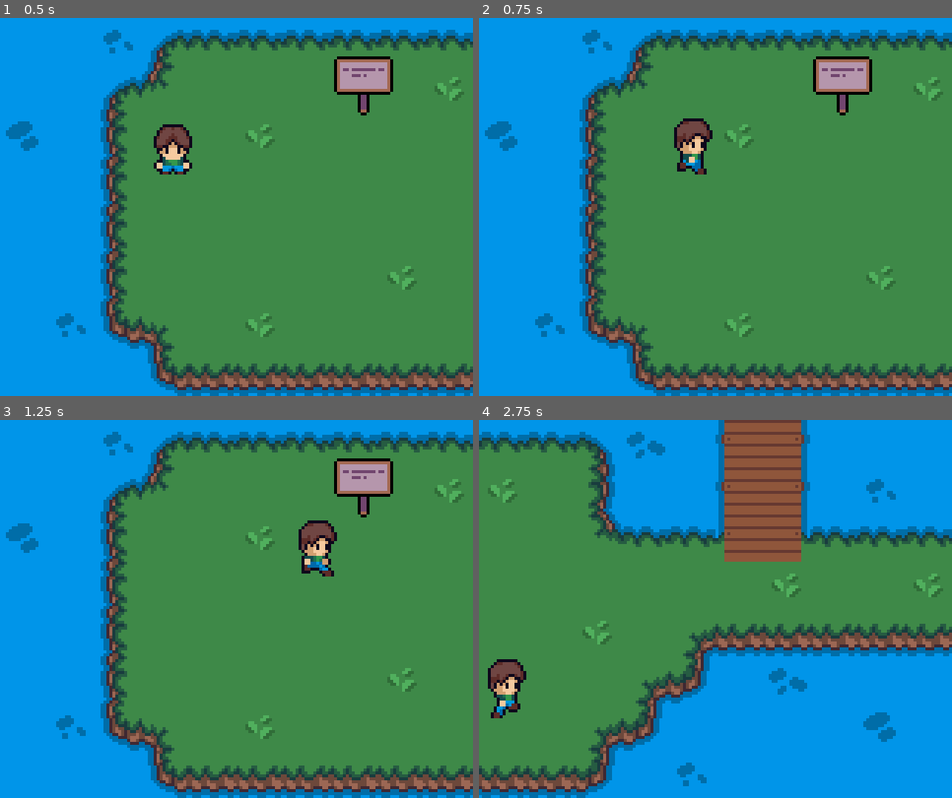
Above: before the commit, frames 1-4 (two rows, left to right).
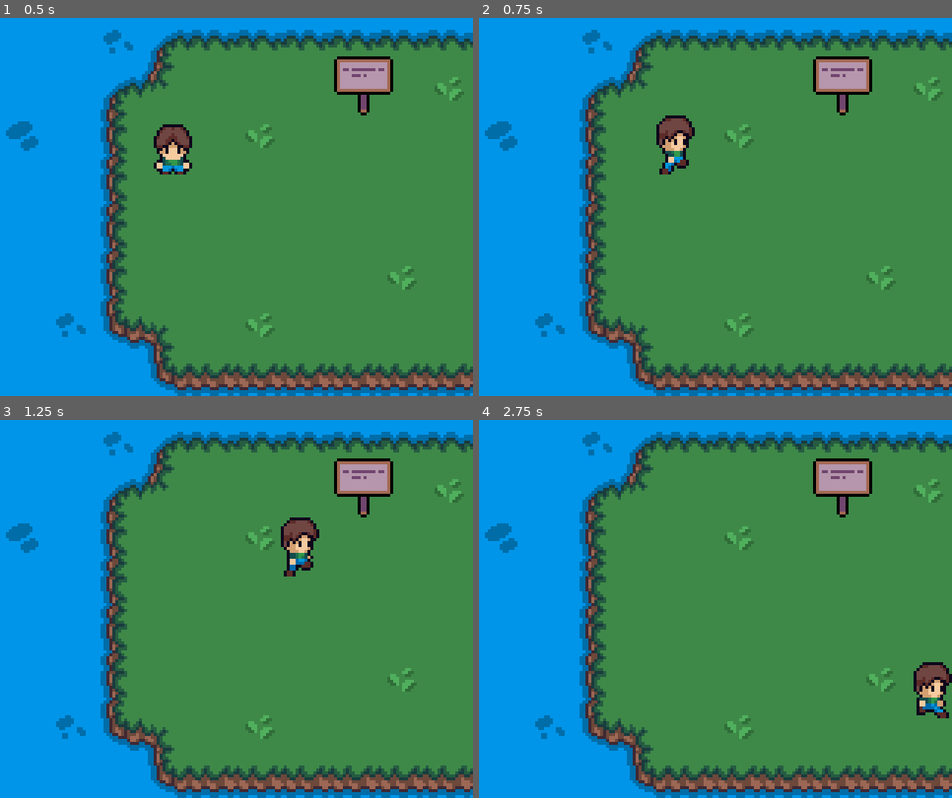
Above: after the commit, the same moments.

Repository: ColinVanderMeer/UntitledFishingGameGodot
Game: Godot game, scene res://mainIsland.tscn
Two runs of this game, one before a commit and one after it. Both use one fixed random seed, a clock stepped at 60 frames per second and the inputs below. The project has no main scene, so this scene is started directly.
Inputs:
- Up to frame 1 (0.5 s): no input
- Up to frame 2 (0.75 s): tap Enter (MenuButton, bound only after the commit) at 0.5 s; hold Right (ui_right) from 0.53 s (still down); tap E (interact) at 0.6 s
- Up to frame 3 (1.25 s): keep holding Right (ui_right)
- Up to frame 4 (2.75 s): release Right (ui_right) at 1.28 s; hold Down (ui_down) 1.28-2.03 s; tap E (interact) at 1.35, 2.1 s; hold Right (ui_right) from 2.03 s (still down)

Frame 1 is identical in both runs. In frame 2, 1.3% of the frame differs, in the area x 37-50%, y 25-42%; in frame 3, 1.3%; in frame 4, 76%, in the area x 0-100%, y 0-100%.

Commit message:
Update ui code and add menu

Diff:
--- a/Bathroom.tscn
+++ b/Bathroom.tscn
@@ -3,9 +3,9 @@
 [ext_resource type="TileSet" uid="uid://5ec7aqryvhob" path="res://Tileset.tres" id="1_iyxh2"]
 [ext_resource type="PackedScene" uid="uid://cv2fcay36vca2" path="res://player.tscn" id="3_618us"]
 [ext_resource type="Script" uid="uid://dl5tqwls5bk8p" path="res://scene_change.gd" id="4_hwn3p"]
-[ext_resource type="PackedScene" uid="uid://bdxlsixuf0tg" path="res://text_box.tscn" id="5_618us"]
 [ext_resource type="Script" uid="uid://bosh1ciewx1gk" path="res://interact_area.gd" id="5_l20ly"]
 [ext_resource type="Texture2D" uid="uid://cpdq1rt31bn6p" path="res://assets/toilet.png" id="6_618us"]
+[ext_resource type="PackedScene" uid="uid://tunphkrbul7k" path="res://user_interface.tscn" id="6_hwn3p"]
 
 [sub_resource type="RectangleShape2D" id="RectangleShape2D_618us"]
 size = Vector2(16, 16)
@@ -52,4 +52,4 @@
 [node name="Player" parent="." instance=ExtResource("3_618us")]
 position = Vector2(40, 113)
 
-[node name="TextBox" parent="." instance=ExtResource("5_618us")]
+[node name="UserInterface" parent="." instance=ExtResource("6_hwn3p")]
--- a/Central.tscn
+++ b/Central.tscn
@@ -4,7 +4,7 @@
 [ext_resource type="Script" uid="uid://bosh1ciewx1gk" path="res://interact_area.gd" id="2_32qwe"]
 [ext_resource type="Script" uid="uid://dl5tqwls5bk8p" path="res://scene_change.gd" id="4_b6gqc"]
 [ext_resource type="PackedScene" uid="uid://cv2fcay36vca2" path="res://player.tscn" id="5_gg0v1"]
-[ext_resource type="PackedScene" uid="uid://bdxlsixuf0tg" path="res://text_box.tscn" id="5_q56i4"]
+[ext_resource type="PackedScene" uid="uid://tunphkrbul7k" path="res://user_interface.tscn" id="5_igjjo"]
 
 [sub_resource type="RectangleShape2D" id="RectangleShape2D_keb3o"]
 size = Vector2(5, 128)
@@ -76,4 +76,4 @@
 [node name="Player" parent="." instance=ExtResource("5_gg0v1")]
 position = Vector2(103, 37)
 
-[node name="TextBox" parent="." instance=ExtResource("5_q56i4")]
+[node name="UserInterface" parent="." instance=ExtResource("5_igjjo")]
--- a/dock.tscn
+++ b/dock.tscn
@@ -4,7 +4,7 @@
 [ext_resource type="Script" uid="uid://bosh1ciewx1gk" path="res://interact_area.gd" id="2_hc3dj"]
 [ext_resource type="Script" uid="uid://dl5tqwls5bk8p" path="res://scene_change.gd" id="4_rcesp"]
 [ext_resource type="PackedScene" uid="uid://cv2fcay36vca2" path="res://player.tscn" id="5_ebhwl"]
-[ext_resource type="PackedScene" uid="uid://bdxlsixuf0tg" path="res://text_box.tscn" id="5_gi7p1"]
+[ext_resource type="PackedScene" uid="uid://tunphkrbul7k" path="res://user_interface.tscn" id="5_gi7p1"]
 
 [sub_resource type="RectangleShape2D" id="RectangleShape2D_u8ds3"]
 size = Vector2(160, 5)
@@ -43,4 +43,4 @@
 [node name="Player" parent="." instance=ExtResource("5_ebhwl")]
 position = Vector2(94, 61)
 
-[node name="TextBox" parent="." instance=ExtResource("5_gi7p1")]
+[node name="UserInterface" parent="." instance=ExtResource("5_gi7p1")]
--- a/mainIsland.tscn
+++ b/mainIsland.tscn
@@ -4,7 +4,7 @@
 [ext_resource type="PackedScene" uid="uid://cv2fcay36vca2" path="res://player.tscn" id="2_2rafd"]
 [ext_resource type="Script" uid="uid://bosh1ciewx1gk" path="res://interact_area.gd" id="4_q2yj1"]
 [ext_resource type="Texture2D" uid="uid://ibtljuhv4ory" path="res://assets/sign.png" id="5_p7jcx"]
-[ext_resource type="PackedScene" uid="uid://bdxlsixuf0tg" path="res://text_box.tscn" id="7_gmo30"]
+[ext_resource type="PackedScene" uid="uid://tunphkrbul7k" path="res://user_interface.tscn" id="6_8ehth"]
 [ext_resource type="Script" uid="uid://dl5tqwls5bk8p" path="res://scene_change.gd" id="7_leyo6"]
 
 [sub_resource type="RectangleShape2D" id="RectangleShape2D_8ehth"]
@@ -64,4 +64,4 @@
 [node name="Player" parent="." instance=ExtResource("2_2rafd")]
 position = Vector2(58, 43)
 
-[node name="TextBox" parent="." instance=ExtResource("7_gmo30")]
+[node name="UserInterface" parent="." instance=ExtResource("6_8ehth")]
--- a/player.gd
+++ b/player.gd
@@ -12,9 +12,10 @@
 @onready var fishAlert = $"FishingComponents/Alert"
 @onready var fishTimer = $"FishingComponents/FishTimer"
 
-@onready var textBox = get_tree().get_nodes_in_group("TextBox")[0]
-@onready var textBoxLabel = textBox.get_node("Label")
-@onready var textBoxFishSprite = textBox.get_node("FishSprite")
+@onready var userInterface = get_tree().get_nodes_in_group("UserInterface")[0]
+@onready var textBox = userInterface.get_node("TextBox")
+@onready var textBoxLabel = userInterface.get_node("TextBox/TextBoxLabel")
+@onready var textBoxFishSprite = userInterface.get_node("TextBox/FishSprite")
 
 var rng = RandomNumberGenerator.new()
 
--- a/project.godot
+++ b/project.godot
@@ -32,7 +32,7 @@
 
 [global_group]
 
-TextBox=""
+UserInterface=""
 
 [input]
 
@@ -42,6 +42,13 @@
 , Object(InputEventKey,"resource_local_to_scene":false,"resource_name":"","device":-1,"window_id":0,"alt_pressed":false …(183 unchanged characters)…
 , Object(InputEventKey,"resource_local_to_scene":false,"resource_name":"","device":-1,"window_id":0,"alt_pressed":false …(182 unchanged characters)…
 , Object(InputEventJoypadButton,"resource_local_to_scene":false,"resource_name":"","device":-1,"button_index":0,"pressure":0.0,"pressed":true,"script":null)
+]
+}
+MenuButton={
+"deadzone": 0.2,
+"events": [Object(InputEventKey,"resource_local_to_scene":false,"resource_name":"","device":-1,"window_id":0,"alt_pressed":false,"shift_pressed":false,"ctrl_pressed":false,"meta_pressed":false,"pressed":false,"keycode":0,"physical_keycode":4194309,"key_label":0,"unicode":0,"location":0,"echo":false,"script":null)
+, Object(InputEventKey,"resource_local_to_scene":false,"resource_name":"","device":-1,"window_id":0,"alt_pressed":false,"shift_pressed":false,"ctrl_pressed":false,"meta_pressed":false,"pressed":false,"keycode":0,"physical_keycode":4194305,"key_label":0,"unicode":0,"location":0,"echo":false,"script":null)
+, Object(InputEventKey,"resource_local_to_scene":false,"resource_name":"","device":-1,"window_id":0,"alt_pressed":false,"shift_pressed":false,"ctrl_pressed":false,"meta_pressed":false,"pressed":false,"keycode":0,"physical_keycode":67,"key_label":0,"unicode":99,"location":0,"echo":false,"script":null)
 ]
 }
 
--- a/shop.tscn
+++ b/shop.tscn
@@ -10,8 +10,8 @@
 [ext_resource type="Texture2D" uid="uid://dw53nbpaxlfhq" path="res://assets/Fish/clown.png" id="7_8kdgp"]
 [ext_resource type="Script" uid="uid://bosh1ciewx1gk" path="res://interact_area.gd" id="8_p5a0g"]
 [ext_resource type="Texture2D" uid="uid://d0heyxpnc50l6" path="res://assets/shopCounter.png" id="8_sw5c6"]
-[ext_resource type="PackedScene" uid="uid://bdxlsixuf0tg" path="res://text_box.tscn" id="9_xqmyw"]
 [ext_resource type="Texture2D" uid="uid://co17kja7mubaa" path="res://assets/pc.png" id="10_e23gp"]
+[ext_resource type="PackedScene" uid="uid://tunphkrbul7k" path="res://user_interface.tscn" id="12_msgp6"]
 
 [sub_resource type="RectangleShape2D" id="RectangleShape2D_myf4l"]
 size = Vector2(20, 4)
@@ -185,4 +185,4 @@
 [node name="Player" parent="." instance=ExtResource("3_gmb2m")]
 position = Vector2(98, 107)
 
-[node name="TextBox" parent="." instance=ExtResource("9_xqmyw")]
+[node name="UserInterface" parent="." instance=ExtResource("12_msgp6")]
--- a/shopIsland.tscn
+++ b/shopIsland.tscn
@@ -5,7 +5,7 @@
 [ext_resource type="Script" uid="uid://dl5tqwls5bk8p" path="res://scene_change.gd" id="4_2jreh"]
 [ext_resource type="Texture2D" uid="uid://dwu3ucbj1gbq" path="res://assets/shop.png" id="5_2rpcb"]
 [ext_resource type="PackedScene" uid="uid://cv2fcay36vca2" path="res://player.tscn" id="5_8f1rm"]
-[ext_resource type="PackedScene" uid="uid://bdxlsixuf0tg" path="res://text_box.tscn" id="6_2rpcb"]
+[ext_resource type="PackedScene" uid="uid://tunphkrbul7k" path="res://user_interface.tscn" id="6_2rpcb"]
 
 [sub_resource type="RectangleShape2D" id="RectangleShape2D_rpar3"]
 size = Vector2(5, 128)
@@ -66,4 +66,4 @@
 [node name="Player" parent="." instance=ExtResource("5_8f1rm")]
 position = Vector2(104, 43)
 
-[node name="TextBox" parent="." instance=ExtResource("6_2rpcb")]
+[node name="UserInterface" parent="." instance=ExtResource("6_2rpcb")]
--- /dev/null
+++ b/user_interface.gd
@@ -0,0 +1,35 @@
+extends Control
+
+var current_selection = 0
+
+func _process(_delta):
+	if $Menu.visible && Global.interact:
+	#if true:
+		if Input.is_action_just_pressed("ui_up"):
+			current_selection -= 1
+			if current_selection < 0:
+				current_selection = 2
+		if Input.is_action_just_pressed("ui_down"):
+			current_selection += 1
+			if current_selection > 2:
+				current_selection = 0
+		if Input.is_action_just_pressed("interact"):
+			match current_selection:
+				0:
+					Global.save_data()
+					$Menu.visible = false
+					Global.interact = false
+				1:
+					Global.load_data()
+					$Menu.visible = false
+					Global.interact = false
+				2:
+					$Menu.visible = false
+					Global.interact = false
+
+		$Menu/Selector.position[1] = 15 + 10 * current_selection
+
+	if Input.is_action_just_pressed("MenuButton"):
+		if !Global.interact:
+			$Menu.visible = true
+			Global.interact = true
--- /dev/null
+++ b/user_interface.tscn
@@ -0,0 +1,95 @@
+[gd_scene load_steps=6 format=3 uid="uid://tunphkrbul7k"]
+
+[ext_resource type="Script" uid="uid://7ofb6i4bmd16" path="res://user_interface.gd" id="1_0jl8t"]
+[ext_resource type="Theme" uid="uid://cqlcjx0e4f7ox" path="res://new_theme.tres" id="1_juc2q"]
+[ext_resource type="Texture2D" uid="uid://bnlph0w61wsrr" path="res://assets/Fish/at_fish.png" id="2_0jl8t"]
+[ext_resource type="Texture2D" uid="uid://dcj8h2pged6dp" path="res://assets/fishGlow.png" id="3_up53h"]
+[ext_resource type="Texture2D" uid="uid://d07b0qqaeyj8s" path="res://assets/selector.png" id="5_up53h"]
+
+[node name="UserInterface" type="Control" groups=["UserInterface"]]
+layout_mode = 3
+anchors_preset = 15
+anchor_right = 1.0
+anchor_bottom = 1.0
+grow_horizontal = 2
+grow_vertical = 2
+script = ExtResource("1_0jl8t")
+
+[node name="TextBox" type="Panel" parent="."]
+visible = false
+layout_mode = 0
+offset_left = 2.0
+offset_top = 82.0
+offset_right = 158.0
+offset_bottom = 126.0
+theme = ExtResource("1_juc2q")
+
+[node name="TextBoxLabel" type="Label" parent="TextBox"]
+layout_mode = 0
+offset_left = 3.0
+offset_top = 3.0
+offset_right = 153.0
+offset_bottom = 208.0
+text = "Welcome to Fishing! Use L
+to interact with objects,
+K to close text boxes,
+and I to open the menu."
+autowrap_mode = 1
+
+[node name="FishSprite" type="Sprite2D" parent="TextBox"]
+visible = false
+z_index = 1
+position = Vector2(80, -35)
+scale = Vector2(5, 5)
+texture = ExtResource("2_0jl8t")
+
+[node name="FishGlow" type="Sprite2D" parent="TextBox/FishSprite"]
+z_index = -1
+scale = Vector2(0.2, 0.2)
+texture = ExtResource("3_up53h")
+
+[node name="Menu" type="Panel" parent="."]
+visible = false
+layout_mode = 0
+offset_left = 2.0
+offset_top = 2.0
+offset_right = 80.0
+offset_bottom = 126.0
+theme = ExtResource("1_juc2q")
+
+[node name="Title" type="Label" parent="Menu"]
+layout_mode = 0
+offset_left = 5.0
+offset_top = 5.0
+offset_right = 29.0
+offset_bottom = 14.0
+text = "Menu"
+
+[node name="Save" type="Label" parent="Menu"]
+layout_mode = 0
+offset_left = 15.0
+offset_top = 15.0
+offset_right = 39.0
+offset_bottom = 24.0
+text = "Save"
+
+[node name="Load" type="Label" parent="Menu"]
+layout_mode = 0
+offset_left = 15.0
+offset_top = 25.0
+offset_right = 39.0
+offset_bottom = 34.0
+text = "Load"
+
+[node name="Exit" type="Label" parent="Menu"]
+layout_mode = 0
+offset_left = 15.0
+offset_top = 35.0
+offset_right = 39.0
+offset_bottom = 44.0
+text = "Exit"
+
+[node name="Selector" type="Sprite2D" parent="Menu"]
+position = Vector2(7, 15)
+texture = ExtResource("5_up53h")
+centered = false
Binary file added: assets/selector.png
Not shown, added: assets/selector.png.import
Not shown, added: user_interface.gd.uid
